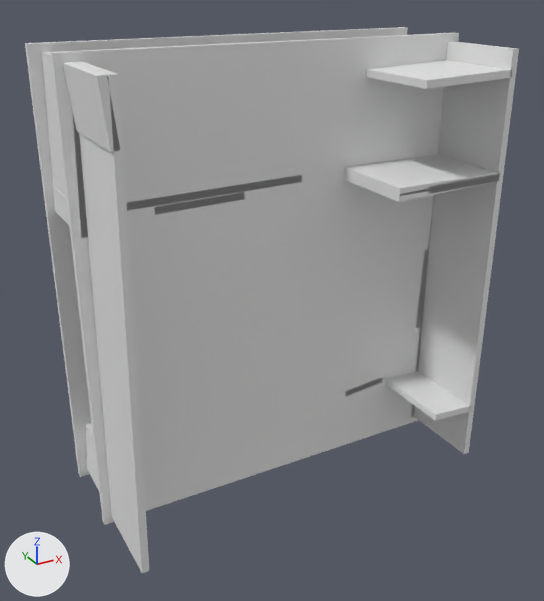
Two versions of the glTF model maison.glb, one commit apart.
Both versions are drawn from a camera (50 mm lens) standing at (-3.51, -19.64, 14.2) and looking at (5.92, -2.48, 5.62). Lighting does not change. The marker at lower left points along +X, +Y and +Z. The picture after the commit comes second.

The first picture shows 'geometry_0'.
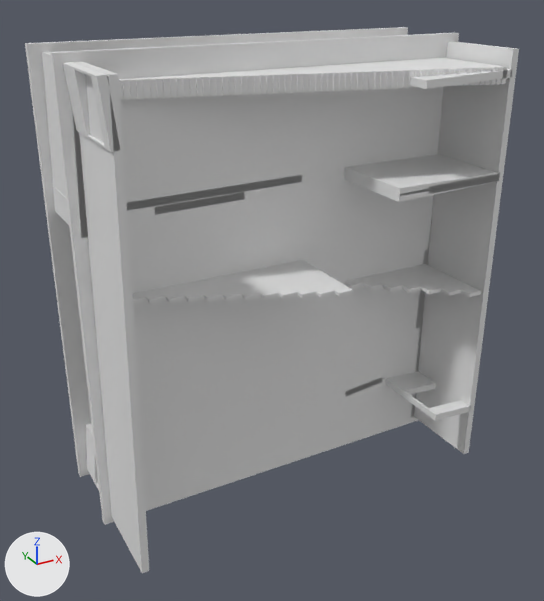
What differs and where, as boxes [x1, y1, x2, y2] in the pictures (544 x 601 px):
part 1 of me_geometry_0, added: after [119, 58, 508, 99]
part 2 of me_geometry_0, added: after [132, 260, 353, 303]
part 3 of me_geometry_0, added: after [344, 264, 481, 297]
part 4 of me_geometry_0, cut back: [25, 27, 469, 490] in both

Patch to the scene script:
```diff
--- a/maison.glb.py
+++ b/maison.glb.py
@@ me_geometry_0 @@
 # used by ob_geometry_0; location = (0.0, 0.0, 0.0)
-me_geometry_0.from_pydata(...)  # 160 vertices, 240 faces; spans x 0.53..12.06, y -5.0..0.2, z -0.14..12.56
+me_geometry_0.from_pydata(...)  # 1582 vertices, 3092 faces; spans x 0.53..12.07, y -5.0..0.2, z -0.14..12.56
+# me_geometry_0 part 1: a new loose piece of 416 vertices spanning x 1.25..11.39, y -5.0..-2.5, z 11.51..11.92
+# me_geometry_0 part 2: a new loose piece of 80 vertices spanning x 1.25..6.92, y -5.0..-2.5, z 6.58..6.67
+# me_geometry_0 part 3: a new loose piece of 44 vertices spanning x 8.36..11.39, y -5.0..-2.5, z 5.62..5.73
+# me_geometry_0 part 4
+# 28 faces are deleted
+# 4 vertices in x 12.06, y 0.0..0.2, z -0.14..12.55 move by (0.01, 0.0, 0.0)
+# 25 vertices are added at x 0.74..11.51, y -4.6..-0.9, z 0.11..12.31
+# 8 new vertices lie (0.05, -0.9, 0.0) away from vertices in x 8.57..10.19, y -2.5..0.0, z 1.72..9.1
+# 8 new vertices lie (0.0, -1.2, 0.0) away from vertices in x 8.62..10.24, y -3.4..-0.9, z 1.72..9.1
+# 5 new vertices lie (-0.05, -0.9, 0.0) away from vertices in x 10.01..11.56, y -2.5..0.0, z 2.04..9.14
+# 5 new vertices lie (0.0, -1.2, 0.0) away from vertices in x 9.96..11.51, y -3.4..-0.9, z 2.04..9.14
+# 5 new vertices lie (0.0, 1.2, 0.0) away from vertices in x 0.74..9.98, y -4.6..-2.1, z 1.84..12.31
+# 168 new faces join them
+# other edits to the shape of me_geometry_0 do not show in these pictures
```
